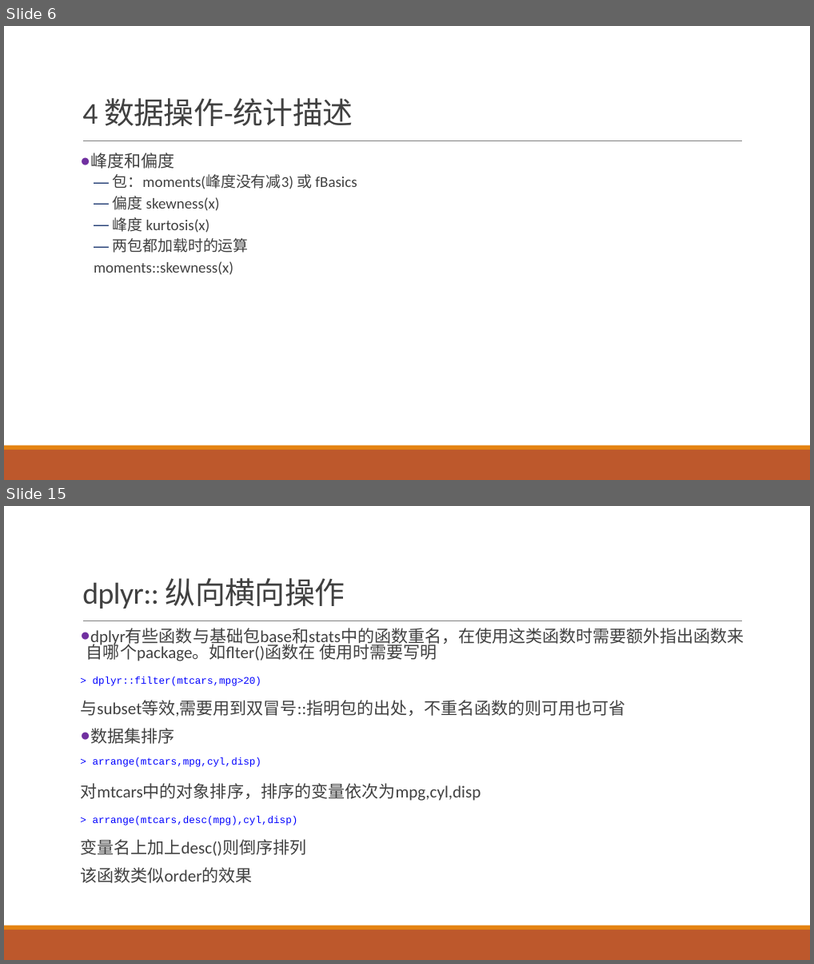
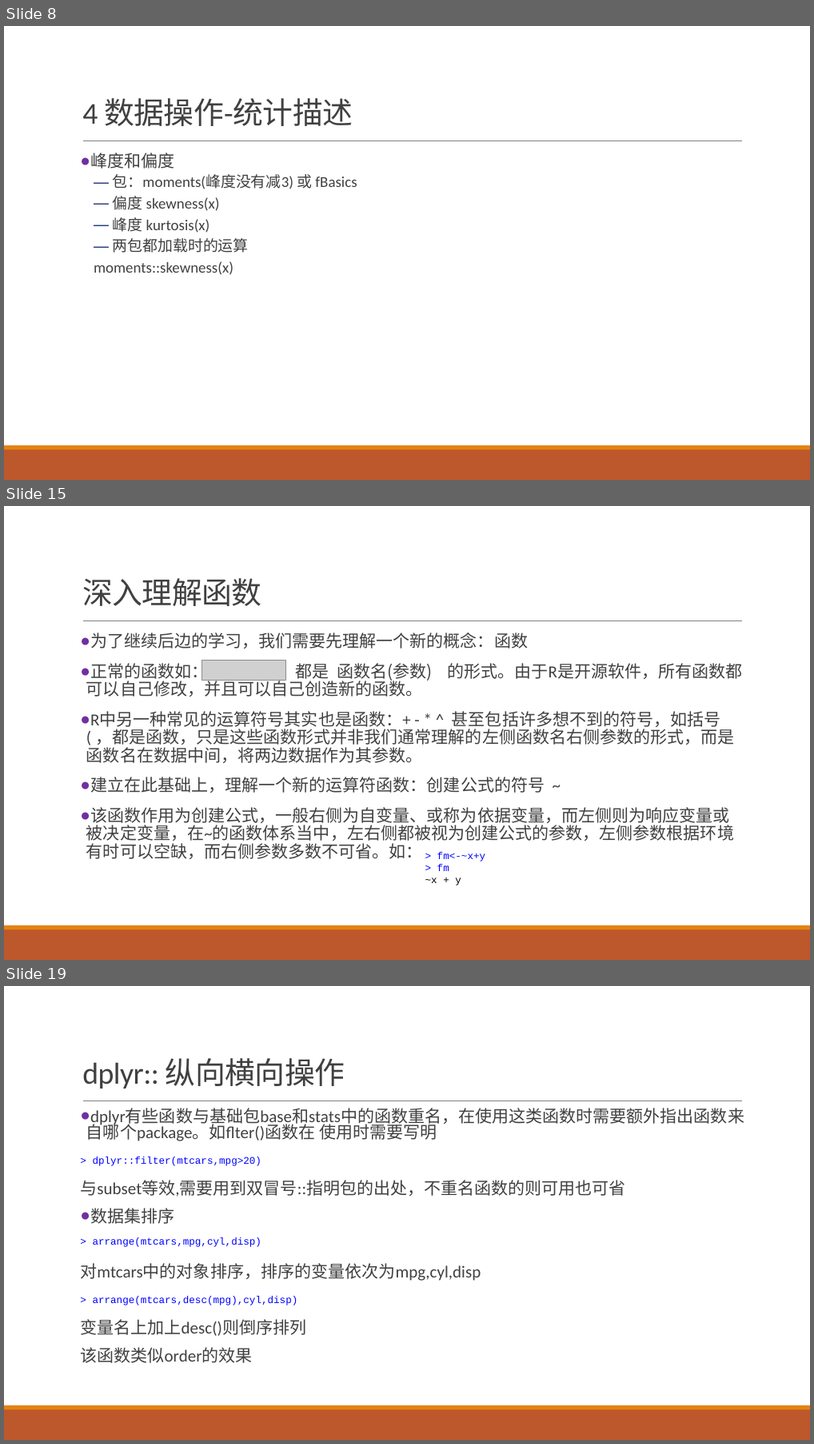
Before and after one commit to exoplanetX/DataAnalytics, a slide deck: 实验3-探索性分析.pptx. Shown one above the other, each under a label of ours: slides 6 and 15 before the commit, slides 8, 15 and 19 after it; the slides between them are not shown. The pictures are 814x964 and 814x1444 pixels, drawn with LibreOffice and Linux fonts; fonts in the diff are those of the drawing; grey boxes stand for pictures. Boxes give left, top, right and bottom in pixels: in the first picture for what was removed or moved away, otherwise in the second. Text is boxed around its words. In the diff, an @@ line names an element or a change of style, - is before the commit and + after.

```diff
--- a/实验3-探索性分析.pptx
+++ b/实验3-探索性分析.pptx
@@ slide 15 added at box(4, 506, 810, 960), background #FFFFFF; not listed: 3 template elements that a slide beside it also shows @@
@@ title added at box(82, 578, 262, 606), 36 pt, text #404040 @@
+深入理解函数
@@ text added at box(86, 632, 742, 859), 20 pt, text #404040 @@
+● 为了继续后边的学习，我们需要先理解一个新的概念：函数
+● 正常的函数如： 都是 函数名(参数) 的形式。由于R是开源软件，所有函数都可以自己修改，并且可以自己创造新的函数。
+● R中另一种常见的运算符号其实也是函数：+ - * ^ 甚至包括许多想不到的符号，如括号( ，都是函数，只是这些函数形式并非我们通常理解的左侧函数名右侧参数的形式，而是函数名在数据中间，将两边数据作为其参数。
+● 建立在此基础上，理解一个新的运算符函数：创建公式的符号 ~
+● 该函数作用为创建公式，一般右侧为自变量、或称为依据变量，而左侧则为响应变量或被决定变量，在~的函数体系当中，左右侧都被视为创建公式的参数，左侧参数根据环境有时可以空缺，而右侧参数多数不可省。如：
@@ picture added at box(202, 660, 286, 680) @@
@@ text added at box(426, 852, 486, 885), 12 pt, text #0000FF @@
+> fm<-~x+y
+> fm
+~x + y
@@ what was slide 6 is now slide 8 @@
@@ what was slide 15 is now slide 19 @@
```
Also in this commit, not shown: 8 slides changed, 4 other slides added, 1 slide removed, 1 other file.
